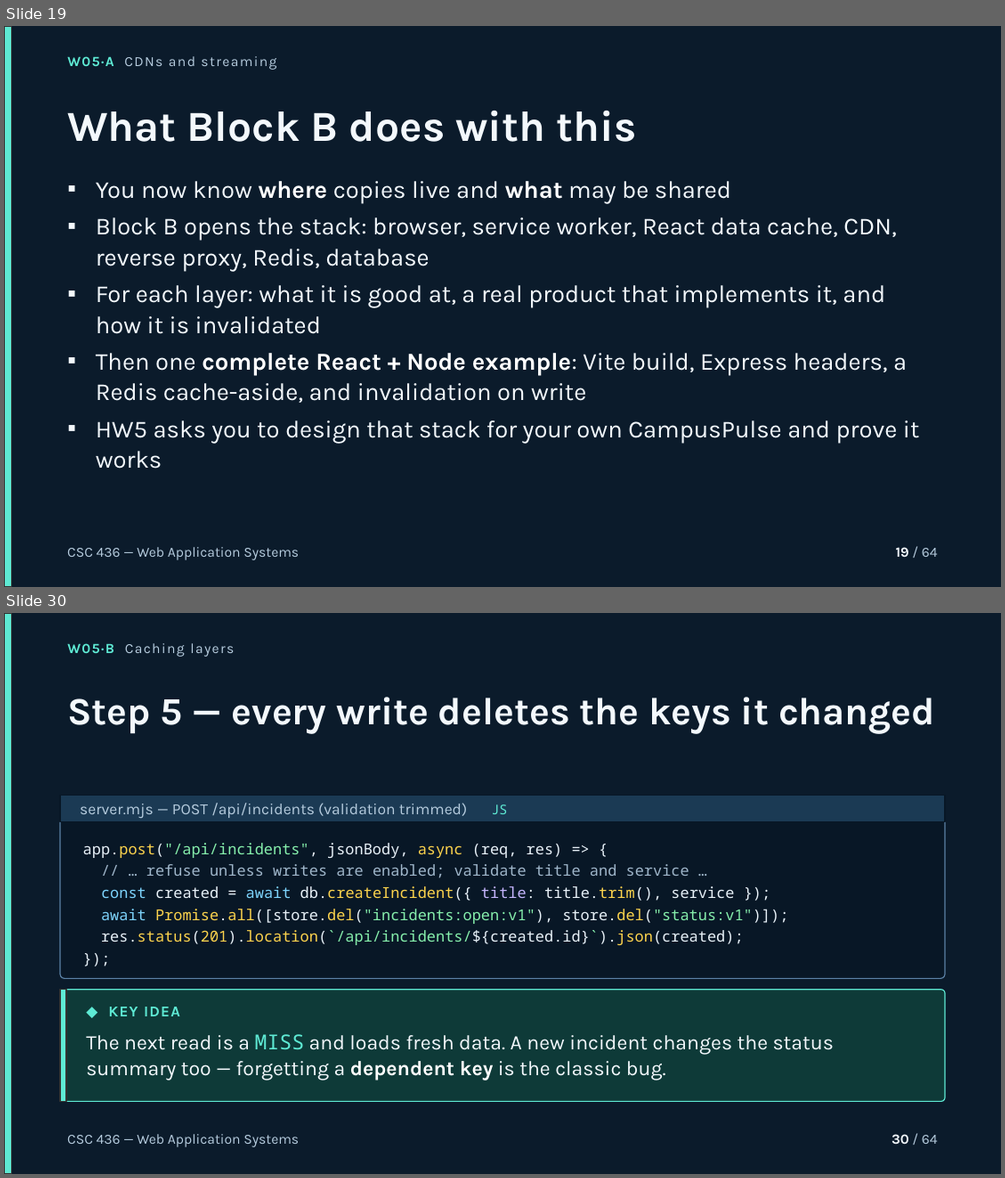
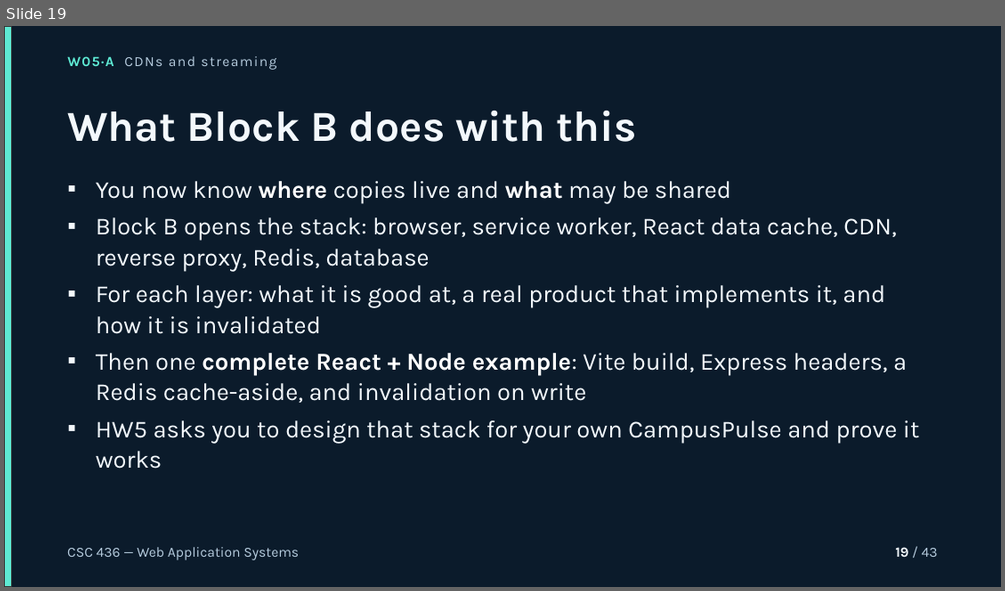
Before and after one commit to bodonnell-DePaul/webapps_week05, a slide deck: presentations/week05-session.pptx. Shown one above the other, each under a label of ours: slides 19 and 30 before the commit, slide 19 after it; the slides between them are not shown. The pictures are 1005x1178 and 1005x591 pixels, drawn with LibreOffice and Linux fonts; fonts in the diff are those of the drawing. Boxes give left, top, right and bottom in pixels: in the first picture for what was removed or moved away, otherwise in the second. Text is boxed around its words. In the diff, an @@ line names an element or a change of style, - is before the commit and + after.

```diff
--- a/presentations/week05-session.pptx
+++ b/presentations/week05-session.pptx
@@ slide 30 removed at (4, 613, 1001, 1174), background #0B1B2B @@
@@ rectangle removed at (4, 613, 11, 1174) @@
@@ text removed at (67, 643, 234, 657) @@
-W05·B Caching layers
@@ text removed at (67, 697, 935, 734) @@
-Step 5 — every write deletes the keys it changed
@@ rounded rectangle removed at (60, 795, 945, 979) @@
@@ rectangle removed at (60, 795, 945, 821) @@
@@ text removed at (80, 803, 508, 818) @@
-server.mjs — POST /api/incidents (validation trimmed) JS
@@ text removed at (83, 843, 788, 945) @@
-app.post("/api/incidents", jsonBody, async (req, res) => {
-// … refuse unless writes are enabled; validate title and service …
-const created = await db.createIncident({ title: title.trim(), service });
-await Promise.all([store.del("incidents:open:v1"), store.del("status:v1")]);
-res.status(201).location(`/api/incidents/${created.id}`).json(created);
-});
@@ rounded rectangle removed at (60, 989, 945, 1101) @@
@@ rectangle removed at (60, 989, 66, 1101) @@
@@ text removed at (108, 1006, 180, 1016) @@
-◆ KEY IDEA
@@ text removed at (86, 1034, 833, 1079) @@
-The next read is a MISS and loads fresh data. A new incident changes the status summary too — forgetting a dependent key is the classic bug.
@@ text removed at (67, 1134, 299, 1147) @@
-CSC 436 — Web Application Systems
@@ text removed at (891, 1134, 938, 1143) @@
-30 / 64
@@ slide 19 changed as well @@
@@ text at (895, 547, 938, 556): text changed @@
-19 / 64
+19 / 43
```
Also in this commit, not shown: 18 other slides changed, 24 slides added, 44 other slides removed, 20 other files.
